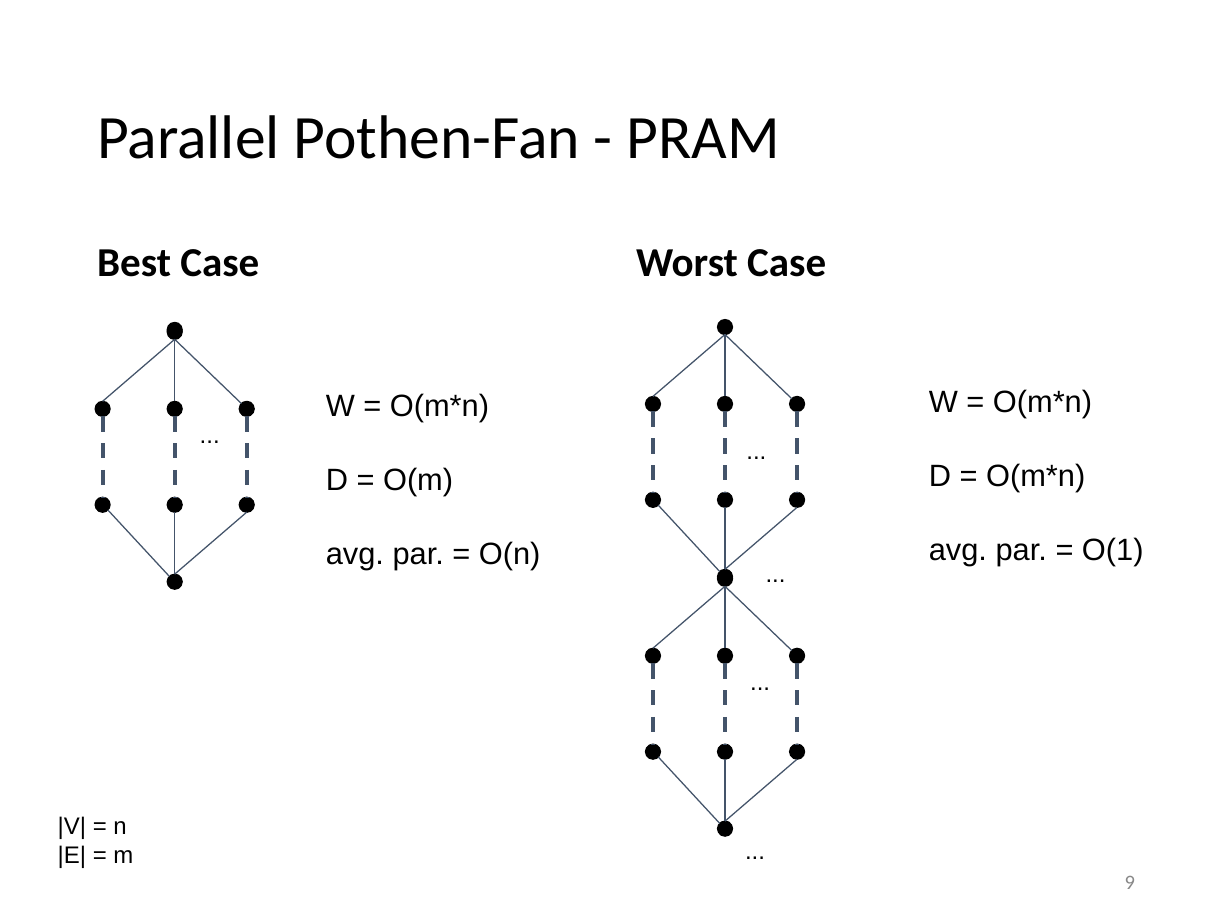
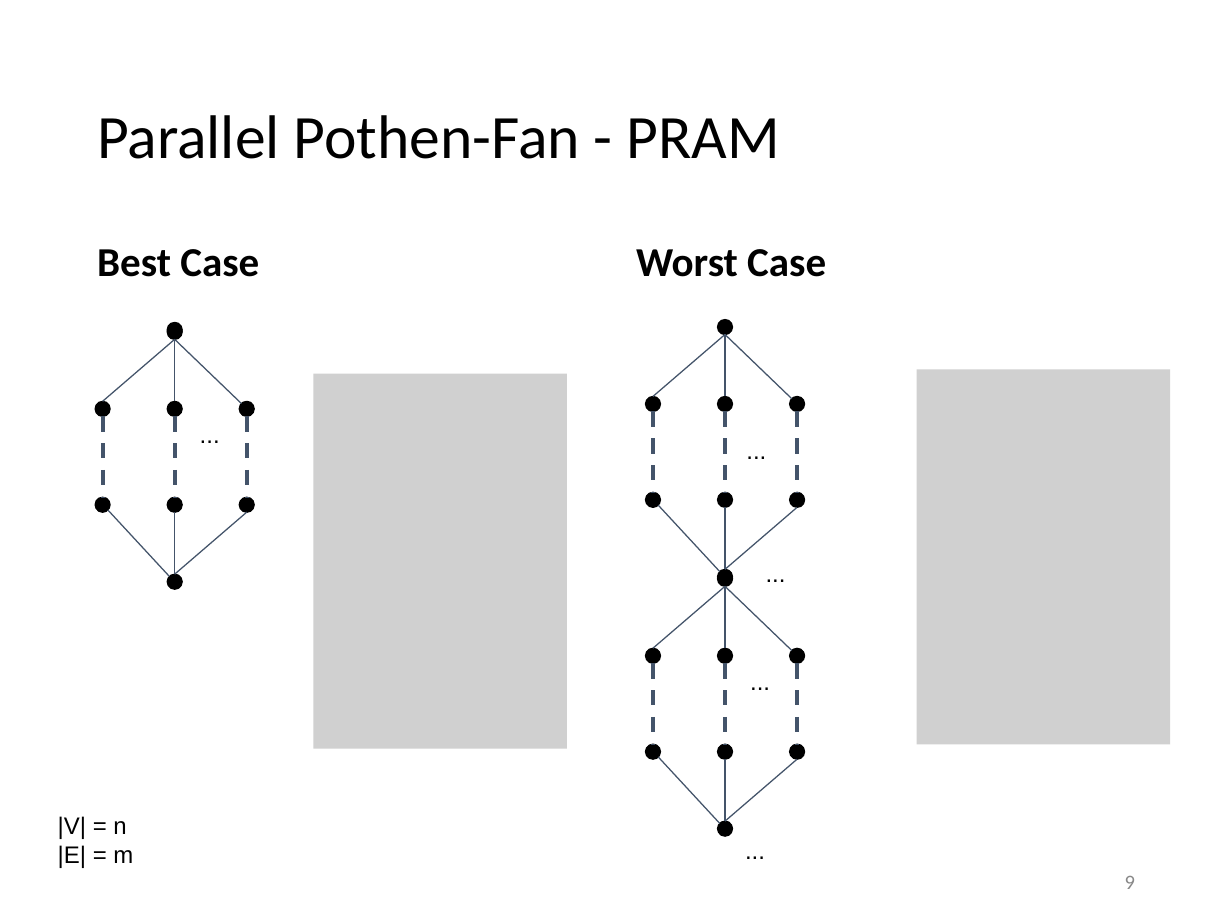
Before and after one commit to suem/dphpc-project, a slide deck: slide 9 of Final Presentation.pptx. Drawn at 1232x924 pixels with LibreOffice and Linux fonts; fonts in the diff are those of the drawing; grey boxes stand for pictures. Boxes give left, top, right and bottom in pixels: in the first picture for what was removed or moved away, otherwise in the second. Text is boxed around its words. In the diff, an @@ line names an element or a change of style, - is before the commit and + after.

```diff
--- a/Final Presentation.pptx
+++ b/Final Presentation.pptx
@@ picture added at (313, 373, 567, 748) @@
@@ picture added at (917, 370, 1170, 744) @@
@@ text removed at (929, 389, 1144, 565) @@
-W = O(m*n)
-D = O(m*n)
-avg. par. = O(1)
@@ text removed at (326, 393, 541, 570) @@
-W = O(m*n)
-D = O(m)
-avg. par. = O(n)
```
Also in this commit, not shown: 6 other slides changed.
